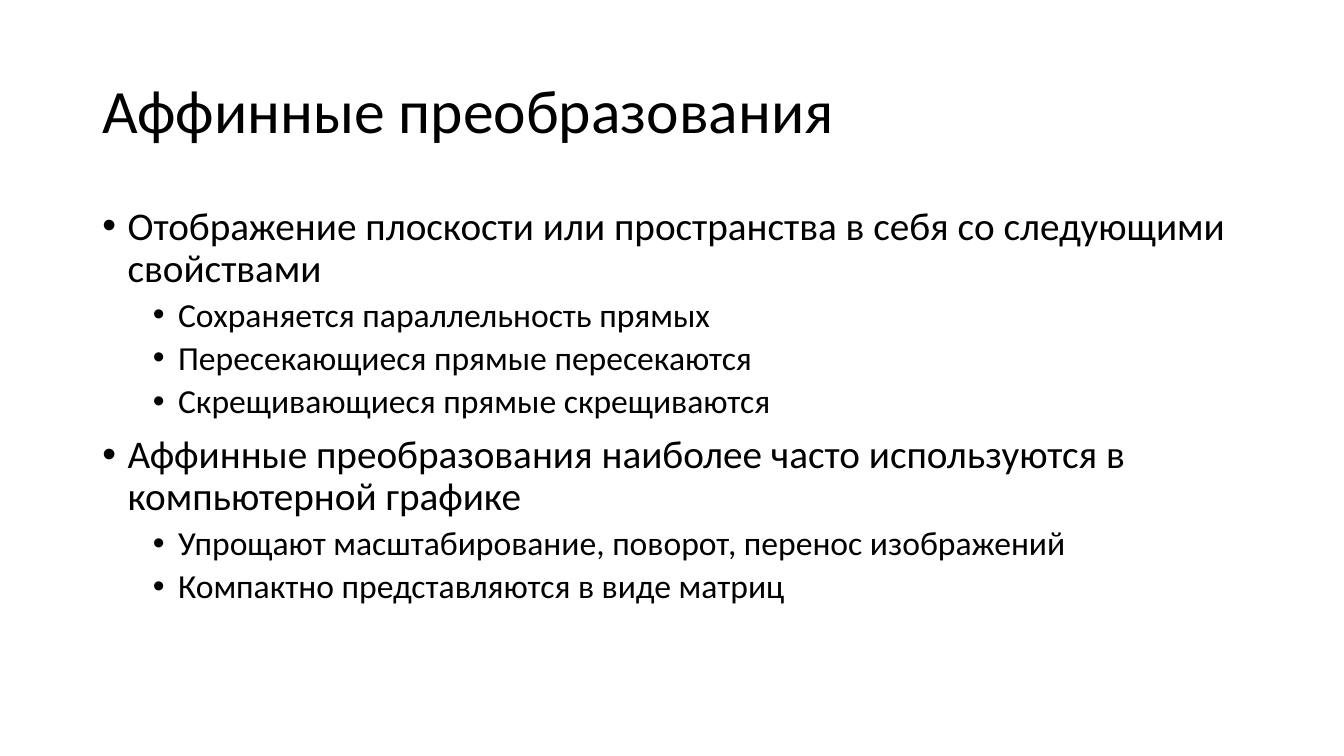
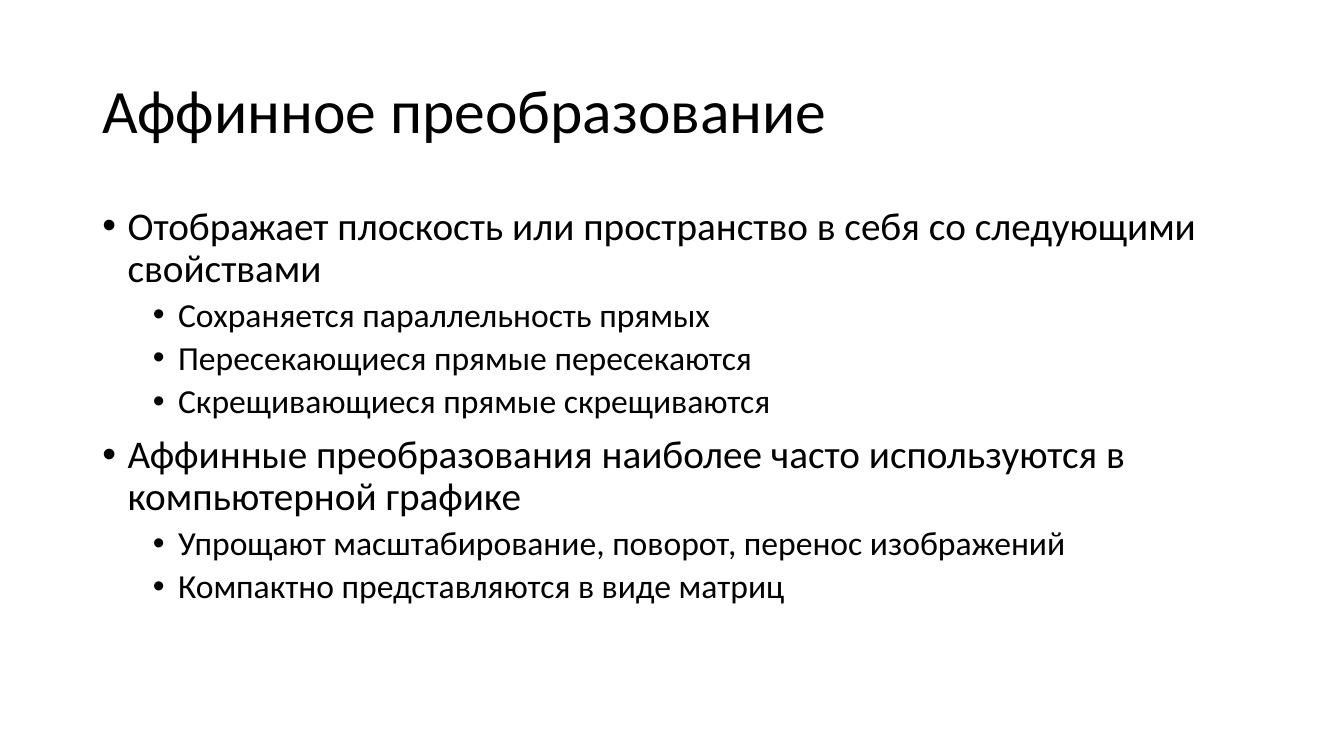
Before and after one commit to alexey-malov/cg-course, a slide deck: slide 74 of lectures/04 - Векторный анализ, трансформации и матрицы.pptx (slide 73 before the commit). Drawn at 1344x756 pixels with LibreOffice and Linux fonts; fonts in the diff are those of the drawing. Boxes give left, top, right and bottom in pixels: in the first picture for what was removed or moved away, otherwise in the second. Text is boxed around its words. In the diff, an @@ line names an element or a change of style, - is before the commit and + after.

```diff
--- a/lectures/04 - Векторный анализ, трансформации и матрицы.pptx
+++ b/lectures/04 - Векторный анализ, трансформации и матрицы.pptx
@@ title at <box>102,91,826,143</box>: text changed @@
-Аффинные преобразования
+Аффинное преобразование
@@ text at <box>128,213,1196,283</box>: text changed @@
-• Отображение плоскости или пространства в себя со следующими свойствами
+• Отображает плоскость или пространство в себя со следующими свойствами
```
Also in this commit, not shown: 27 other slides changed, 2 slides added, 1 slide removed, 5 other files.
